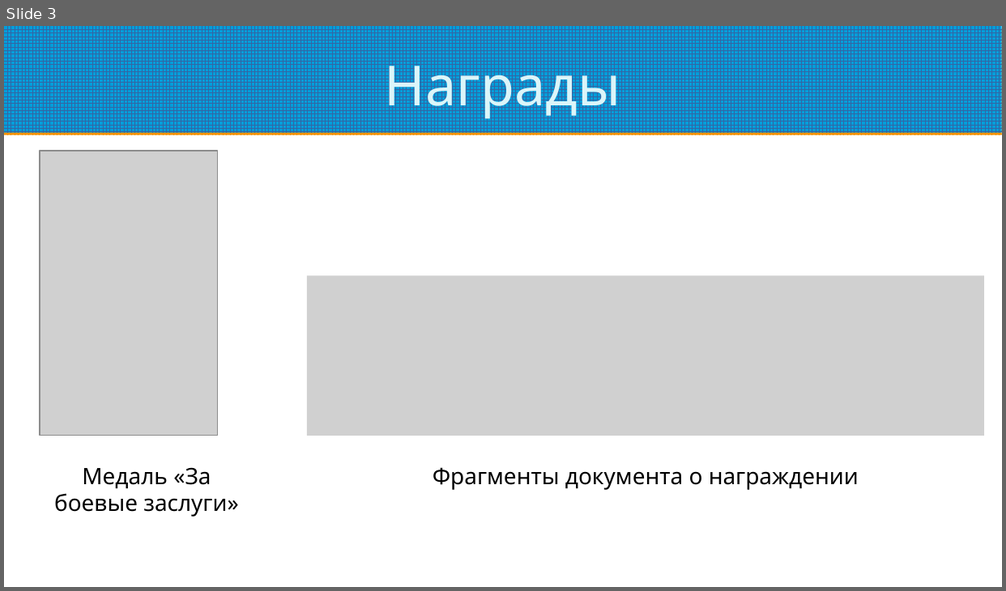
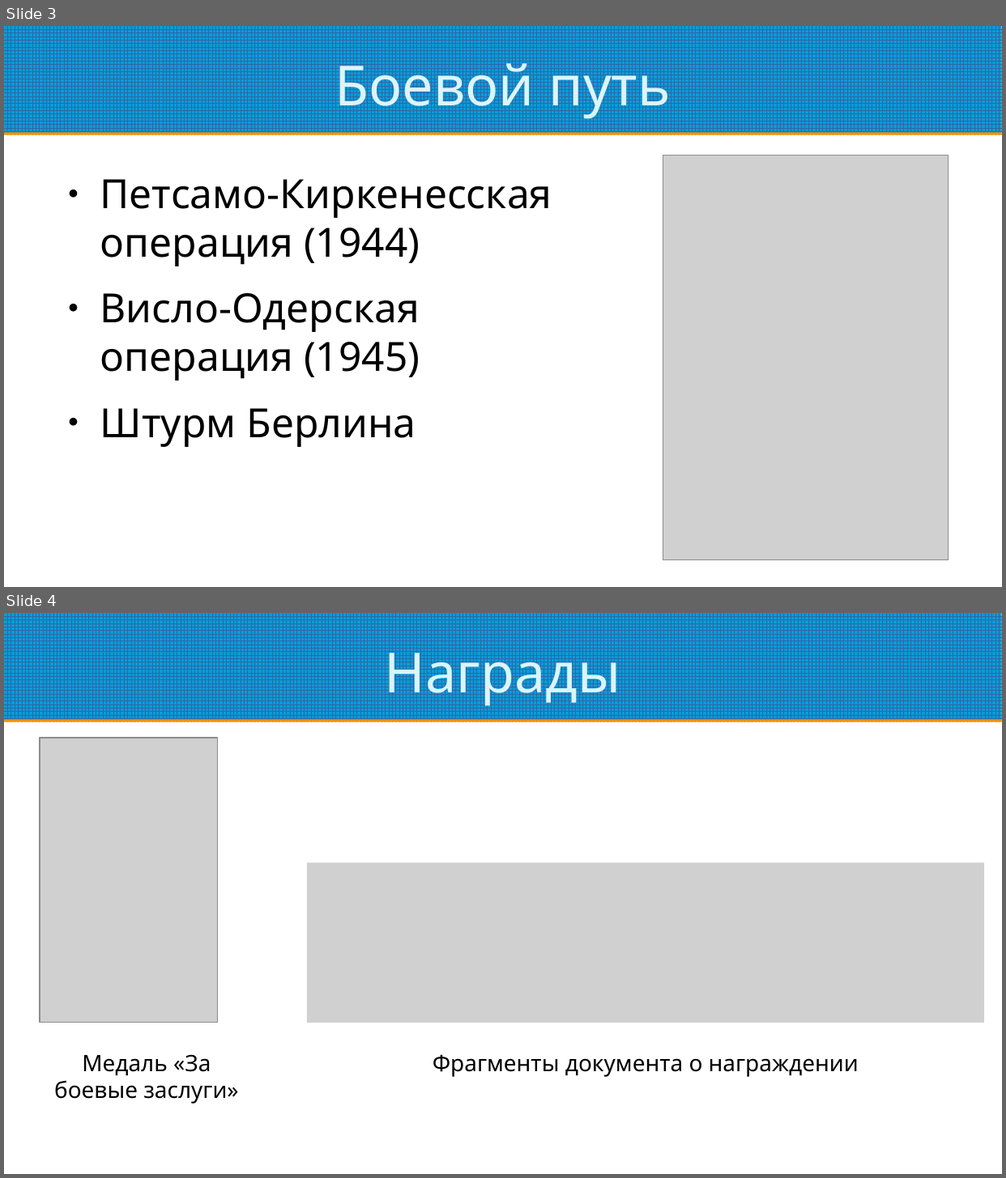
Before and after one commit to Astolfo-femboy-UwU/urban-octo-barnacle, a slide deck: Основы Российской Государственности/Кочкин Виталий Васильевич.pptx. Shown one above the other, each under a label of ours: slide 3 before the commit, slides 3 and 4 after it. The pictures are 1006x591 and 1006x1178 pixels, drawn with LibreOffice and Linux fonts; fonts in the diff are those of the drawing; grey boxes stand for pictures. Boxes give left, top, right and bottom in pixels: in the first picture for what was removed or moved away, otherwise in the second. Text is boxed around its words. In the diff, an @@ line names an element or a change of style, - is before the commit and + after.

```diff
--- a/Основы Российской Государственности/Кочкин Виталий Васильевич.pptx
+++ b/Основы Российской Государственности/Кочкин Виталий Васильевич.pptx
@@ slide 3 added at [4,26,1002,587], background #FFFFFF; not listed: 1 template element that a slide beside it also shows @@
@@ title added at [334,54,670,120], 44 pt, text #DBF5F9 @@
+Боевой путь
@@ picture added at [663,155,948,561] @@
@@ text added at [100,179,552,447], 32 pt, text #000000 @@
+● Петсамо-Киркенесская операция (1944)
+● Висло-Одерская операция (1945)
+● Штурм Берлина
@@ what was slide 3 is now slide 4 @@
```
Also in this commit, not shown: 3 slides changed, 4 other files.
